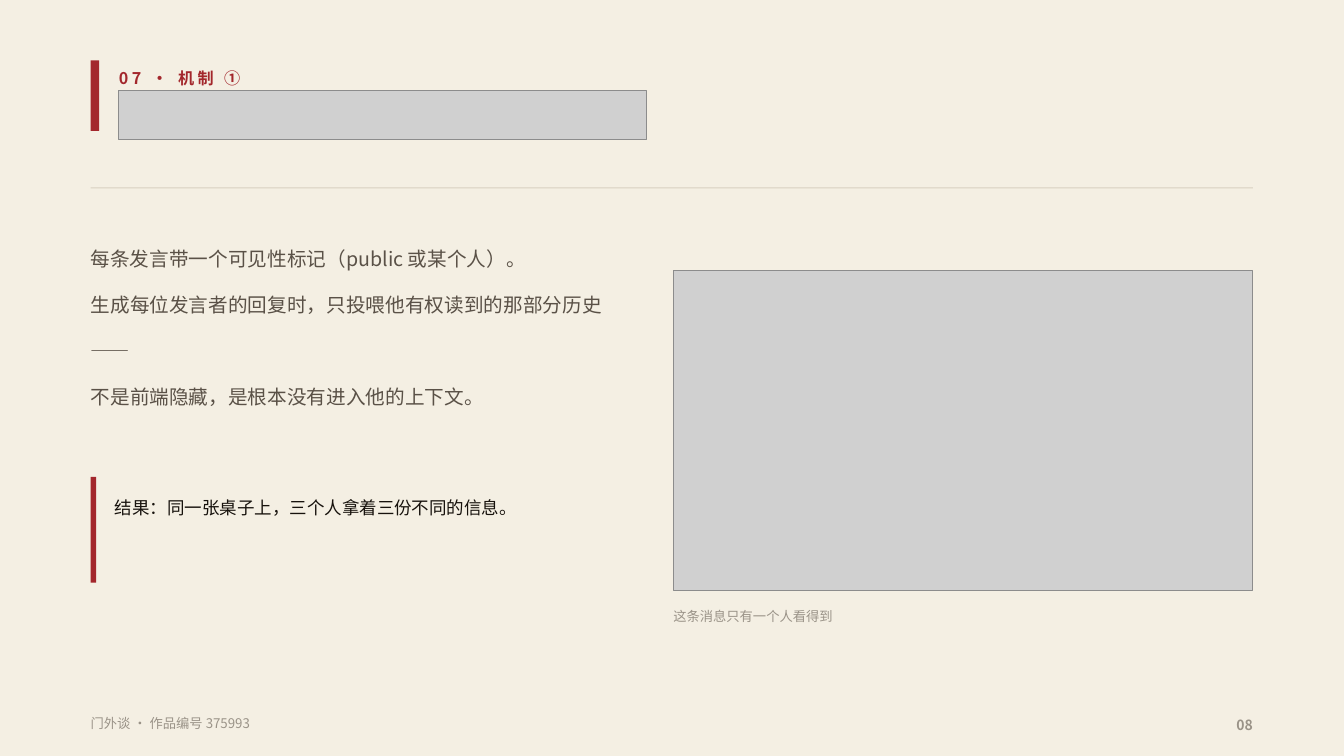
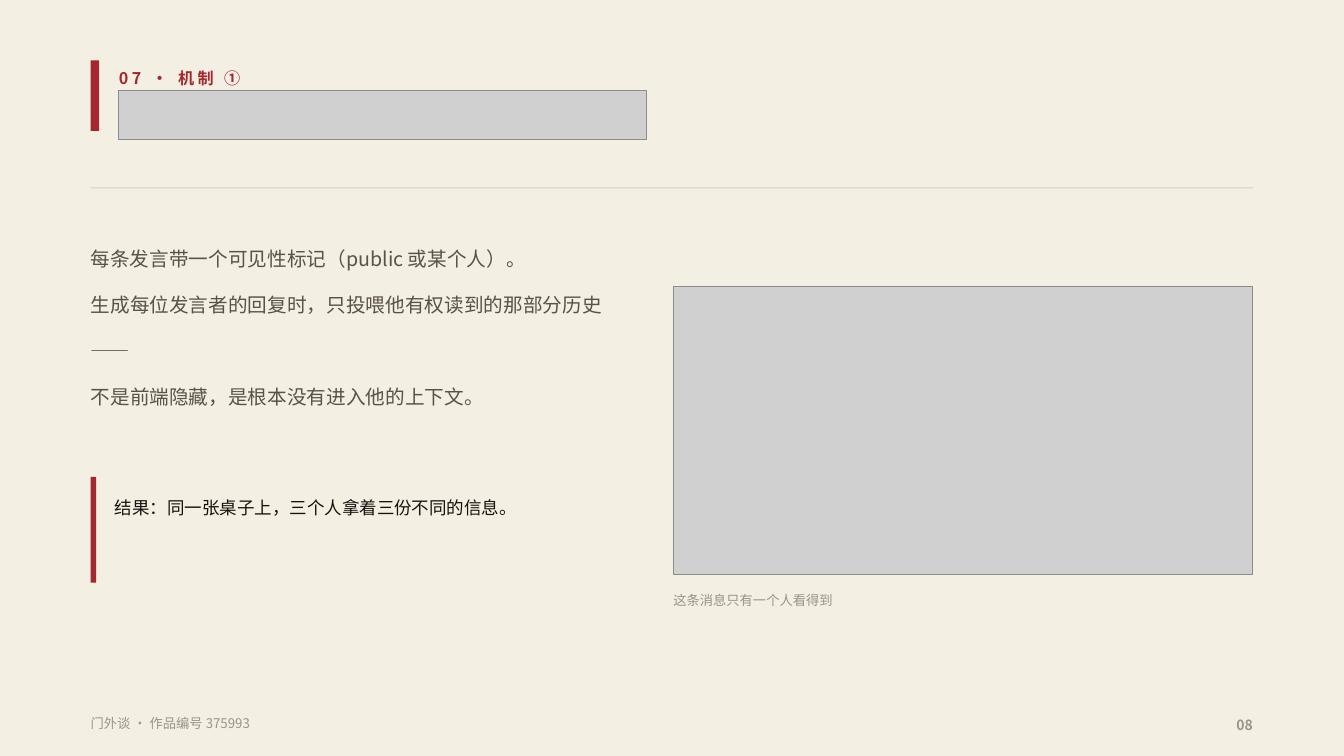
Before and after one commit to fsh114514/menwaitan, a slide deck: slide 8 of competition/答辩PPT.pptx. Drawn at 1344x756 pixels with LibreOffice and Linux fonts; fonts in the diff are those of the drawing; grey boxes stand for pictures. Boxes give left, top, right and bottom in pixels: in the first picture for what was removed or moved away, otherwise in the second. Text is boxed around its words. In the diff, an @@ line names an element or a change of style, - is before the commit and + after.

```diff
--- a/competition/答辩PPT.pptx
+++ b/competition/答辩PPT.pptx
@@ picture: place and size @@
-picture at box(674, 270, 1253, 591)
+picture at box(674, 286, 1253, 575)
@@ text "这条消息只有一个人看得到": place and size @@
-text "这条消息只有一个人看得到" at box(673, 610, 832, 622)
+text "这条消息只有一个人看得到" at box(673, 594, 832, 606)
```
Also in this commit, not shown: 5 other slides changed, 2 other files.
